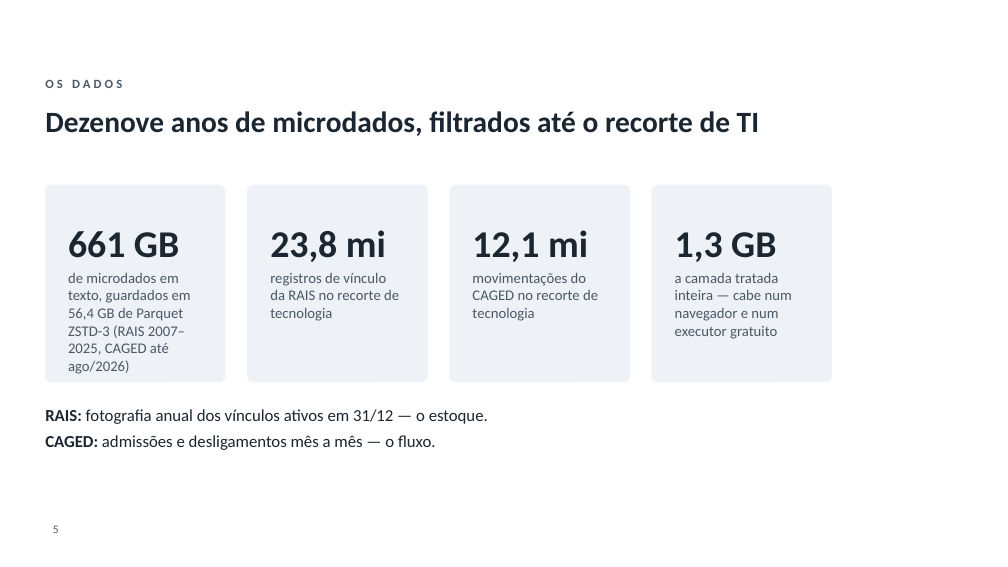
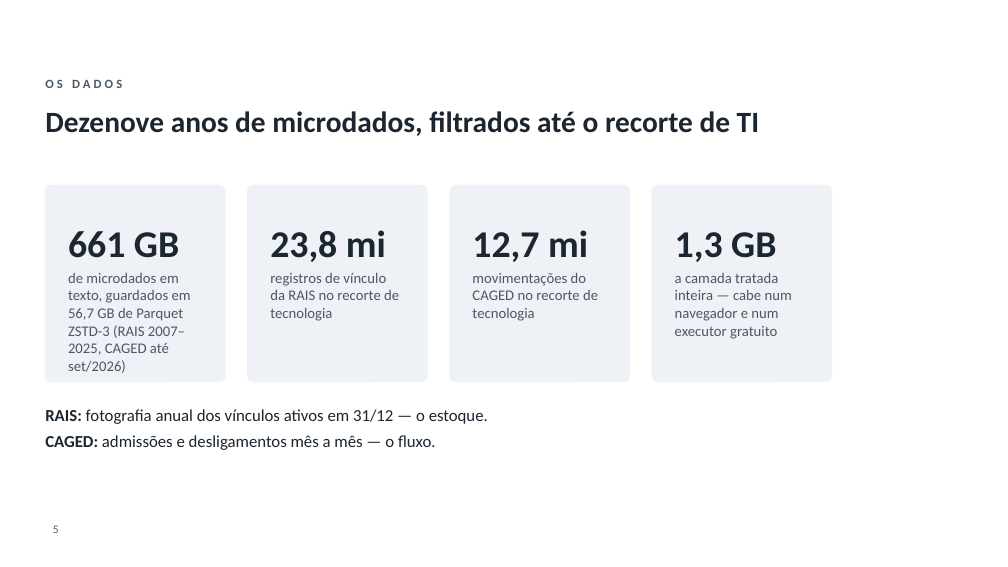
Before and after one commit to GianSE/mercadotech, a slide deck: slide 5 of apresentacao/apresentacao-tcc2.pptx. Drawn at 1008x567 pixels with LibreOffice and Linux fonts; fonts in the diff are those of the drawing; background and template pictures are left out. Boxes give left, top, right and bottom in pixels: in the first picture for what was removed or moved away, otherwise in the second. Text is boxed around its words. In the diff, an @@ line names an element or a change of style, - is before the commit and + after.

```diff
--- a/apresentacao/apresentacao-tcc2.pptx
+++ b/apresentacao/apresentacao-tcc2.pptx
@@ text at [472,230,588,262]: text changed @@
-12,1 mi
+12,7 mi
@@ text at [68,273,191,373]: text changed @@
-de microdados em texto, guardados em 56,4 GB de Parquet ZSTD-3 (RAIS 2007–2025, CAGED até ago/2026)
+de microdados em texto, guardados em 56,7 GB de Parquet ZSTD-3 (RAIS 2007–2025, CAGED até set/2026)
```
Also in this commit, not shown: 12 other slides changed, 1 other file.
